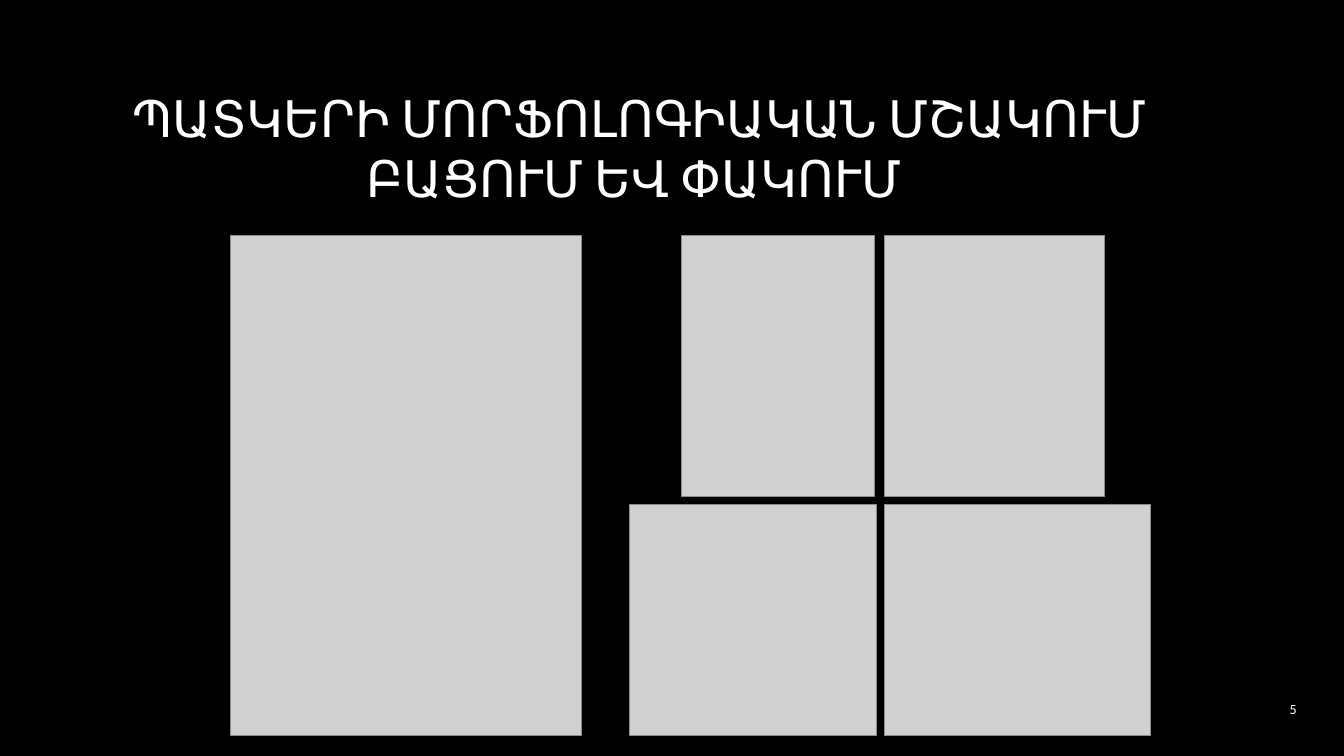
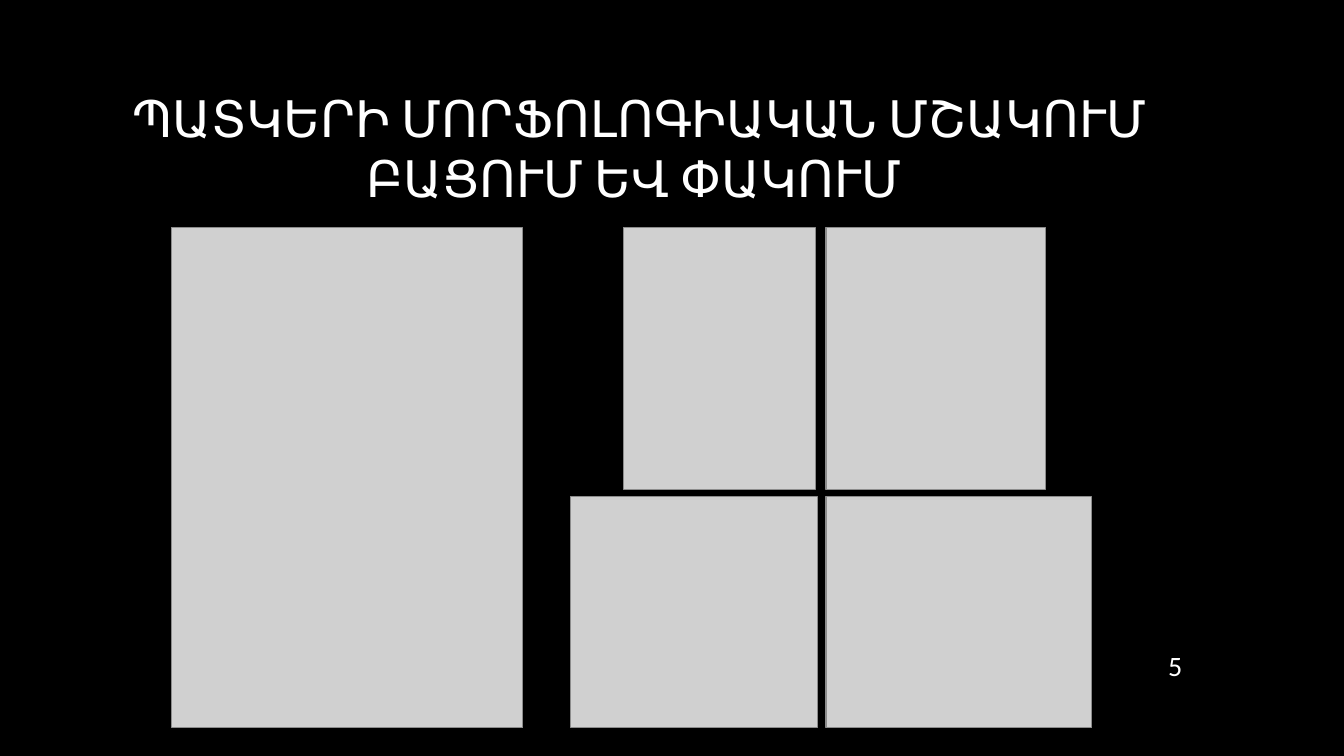
Before and after one commit to CGevorg/OpenKrypton, a slide deck: slide 5 of presentation/Presentation.pptx. Drawn at 1344x756 pixels with LibreOffice and Linux fonts; fonts in the diff are those of the drawing; grey boxes stand for pictures; background and template pictures are left out. Boxes give left, top, right and bottom in pixels: in the first picture for what was removed or moved away, otherwise in the second. Text is boxed around its words. In the diff, an @@ line names an element or a change of style, - is before the commit and + after.

```diff
--- a/presentation/Presentation.pptx
+++ b/presentation/Presentation.pptx
@@ 5 pictures: place and size @@
-5 pictures at <box>231,236,1151,736</box>
+5 pictures at <box>171,228,1092,728</box>
@@ page number: place and size @@
-page number at <box>1290,705,1297,714</box>
+page number at <box>1168,658,1182,676</box>
@@ page number at <box>1168,658,1182,676</box>: size 10 to 20 pt @@
```
Also in this commit, not shown: 5 other slides changed, 1 slide added, 1 slide removed.
